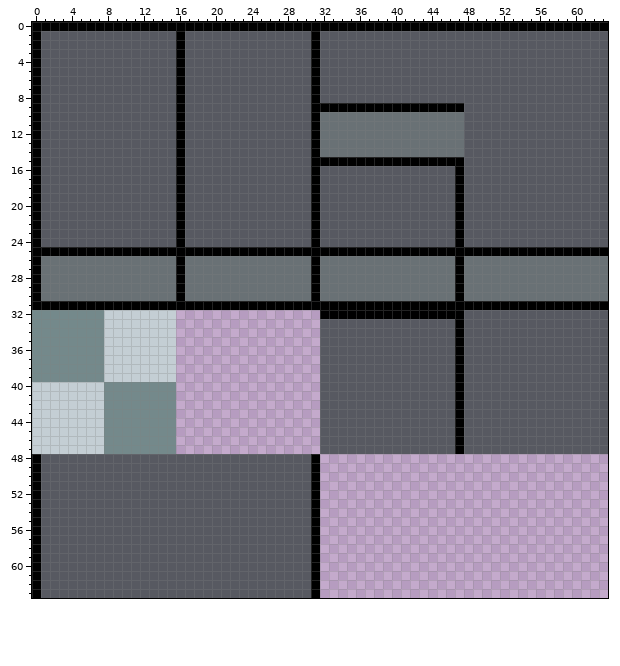
A pixel-art sprite gets an edit: Objects/tiles.png. The picture above was drawn from the file before the commit.
The file is 64x64 pixels. Colours within 5 levels of each other are drawn and written as one.
After:
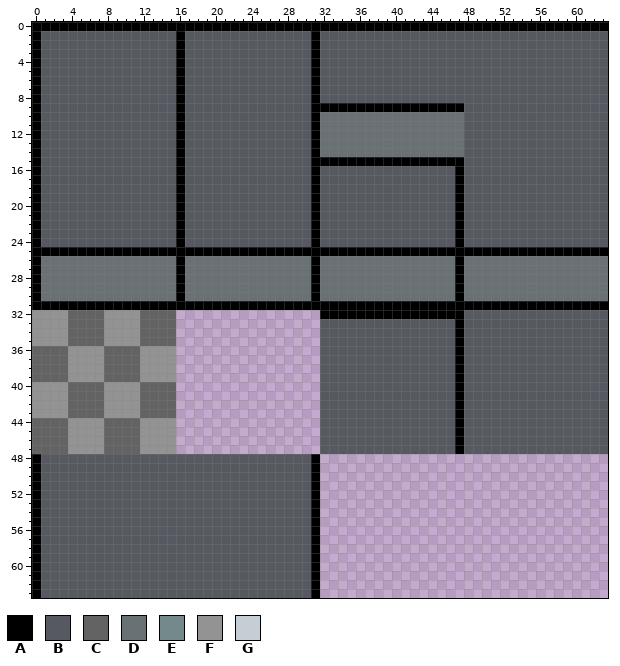
Palette (. is transparent): A #000000  B #575961  C #636363  D #697175  E #74898b  F #939393  G #c4ced4
The exact change:
@@ x 0..17 @@
 31 AAAAAAAAAAAAAAAAAA
-32 EEEEEEEEGGGGGGGG..
-33 EEEEEEEEGGGGGGGG..
-34 EEEEEEEEGGGGGGGG..
-35 EEEEEEEEGGGGGGGG..
-36 EEEEEEEEGGGGGGGG..
-37 EEEEEEEEGGGGGGGG..
-38 EEEEEEEEGGGGGGGG..
-39 EEEEEEEEGGGGGGGG..
-40 GGGGGGGGEEEEEEEE..
-41 GGGGGGGGEEEEEEEE..
-42 GGGGGGGGEEEEEEEE..
-43 GGGGGGGGEEEEEEEE..
-44 GGGGGGGGEEEEEEEE..
-45 GGGGGGGGEEEEEEEE..
-46 GGGGGGGGEEEEEEEE..
-47 GGGGGGGGEEEEEEEE..
+32 FFFFCCCCFFFFCCCC..
+33 FFFFCCCCFFFFCCCC..
+34 FFFFCCCCFFFFCCCC..
+35 FFFFCCCCFFFFCCCC..
+36 CCCCFFFFCCCCFFFF..
+37 CCCCFFFFCCCCFFFF..
+38 CCCCFFFFCCCCFFFF..
+39 CCCCFFFFCCCCFFFF..
+40 FFFFCCCCFFFFCCCC..
+41 FFFFCCCCFFFFCCCC..
+42 FFFFCCCCFFFFCCCC..
+43 FFFFCCCCFFFFCCCC..
+44 CCCCFFFFCCCCFFFF..
+45 CCCCFFFFCCCCFFFF..
+46 CCCCFFFFCCCCFFFF..
+47 CCCCFFFFCCCCFFFF..
 48 ABBBBBBBBBBBBBBBBB
Where, in picture pixels (left, top, right, bottom), the same in both pictures:
changed: (32, 310, 176, 454)
